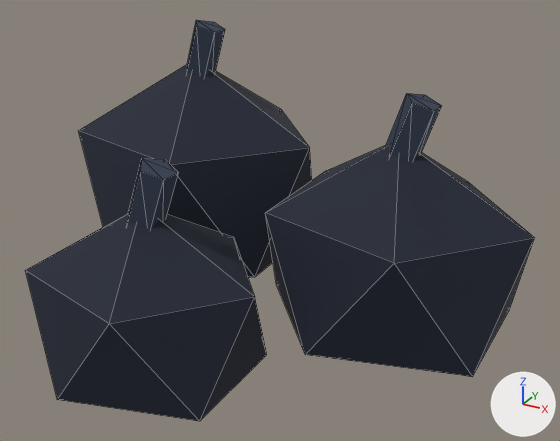
A saved change to the glTF model public/assets/models/city/city_trash_bags.glb.
The view is the same before and after, from a 50 mm lens placed at (0.743, -1.22, 0.919), pointed at (0.06, 0.022, 0.298). Every picture has the same lights, and +X, +Y and +Z are marked at lower right. The first picture is the older version. Mesh edges are drawn as thin lines. Where no turn or scale is listed for an object, it has been applied to the vertices.

In view in the first picture: 'bag_0', 'bag_1', 'bag_2', 'tie', 'tie.001', 'tie.002'.
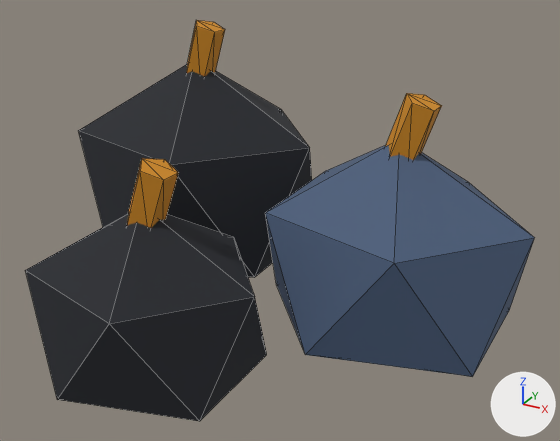
Pixel boxes (x1, y1, x2, y2) of what changed, in the pictures (560 x 441 px):
```json
{"object": "bag_1", "change": "recoloured", "before": [265, 145, 535, 377], "after": [265, 145, 535, 377], "on screen": "lighter"}
{"object": "tie.002", "change": "recoloured", "before": [127, 158, 178, 228], "after": [127, 158, 178, 228], "on screen": "dark blue to orange"}
{"object": "tie.001", "change": "recoloured", "before": [386, 93, 442, 160], "after": [386, 93, 442, 160], "on screen": "dark blue to orange"}
{"object": "tie", "change": "recoloured", "before": [187, 20, 225, 76], "after": [187, 20, 225, 76], "on screen": "dark blue to orange"}
```

Edits to the scene script, one JSON object a line:
```json
{"op": "add", "block": "mat_mat_hivis", "code": ["mat_mat_hivis = principled_material('mat_hivis')", "mat_mat_hivis.base_color = (0.631, 0.254, 0.0116)  # orange #d08a1c", "mat_mat_hivis.roughness = 0.85"]}
{"op": "add", "block": "mat_mat_plastic", "code": ["mat_mat_plastic = principled_material('mat_plastic')", "mat_mat_plastic.base_color = (0.0685, 0.109, 0.195)  # dark blue #4a5d7a", "mat_mat_plastic.roughness = 0.85"]}
{"block": "me_bag_1", "where": "me_bag_1.from_pydata(...)  # 12 vertices, 20 faces; spans x -0.259..0.259, y -0.212..0.212, z 0.025..0.51"}
{"op": "remove", "block": "me_bag_1", "code": "me_bag_1.materials.append(mat_mat_cable)  # dark blue #181f30"}
{"op": "add", "block": "me_bag_1", "code": "me_bag_1.materials.append(mat_mat_plastic)  # dark blue #4a5d7a"}
{"block": "me_tie", "where": "me_tie.from_pydata(...)  # 10 vertices, 16 faces; spans x -0.0535..0.0471, y -0.0333..0.0333, z -0.0739..0.0758"}
{"op": "remove", "block": "me_tie", "code": "me_tie.materials.append(mat_mat_trim)  # dark blue #313b50"}
{"op": "add", "block": "me_tie", "code": "me_tie.materials.append(mat_mat_hivis)  # orange #d08a1c"}
{"block": "me_tie_001", "where": "me_tie_001.from_pydata(...)  # 10 vertices, 16 faces; spans x -0.0532..0.0469, y -0.0333..0.0333, z -0.0696..0.0717"}
{"op": "remove", "block": "me_tie_001", "code": "me_tie_001.materials.append(mat_mat_trim)  # dark blue #313b50"}
{"op": "add", "block": "me_tie_001", "code": "me_tie_001.materials.append(mat_mat_hivis)  # orange #d08a1c"}
{"block": "me_tie_002", "where": "me_tie_002.from_pydata(...)  # 10 vertices, 16 faces; spans x -0.0529..0.0466, y -0.0333..0.0333, z -0.0648..0.067"}
{"op": "remove", "block": "me_tie_002", "code": "me_tie_002.materials.append(mat_mat_trim)  # dark blue #313b50"}
{"op": "add", "block": "me_tie_002", "code": "me_tie_002.materials.append(mat_mat_hivis)  # orange #d08a1c"}
```
